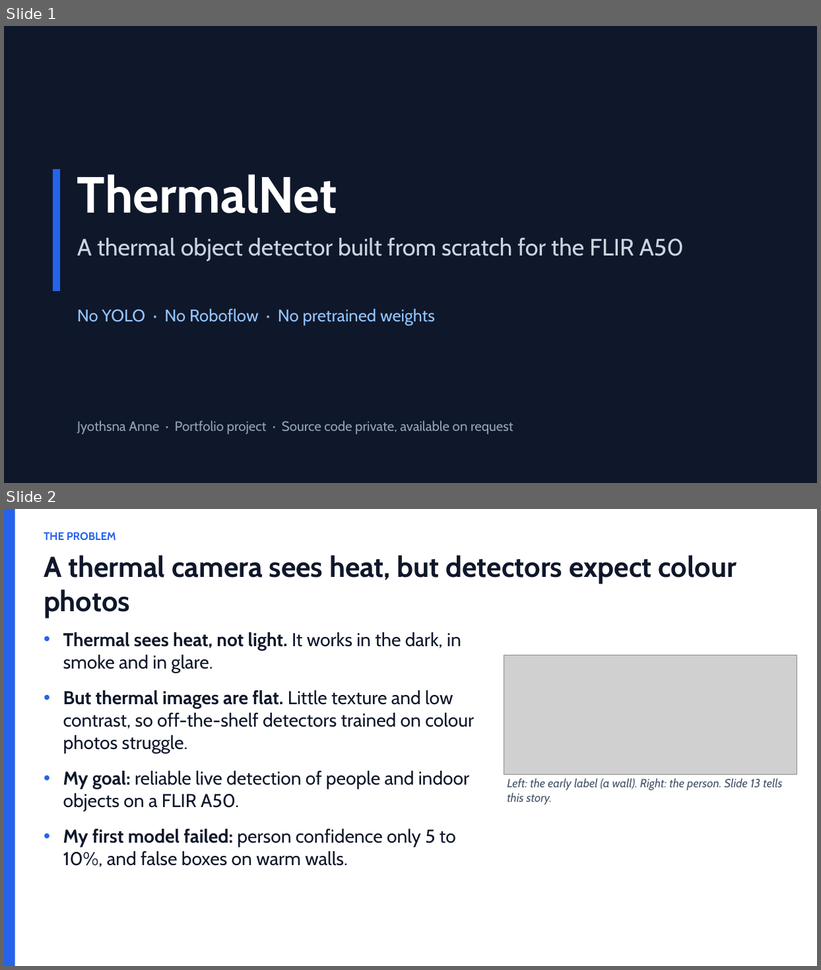
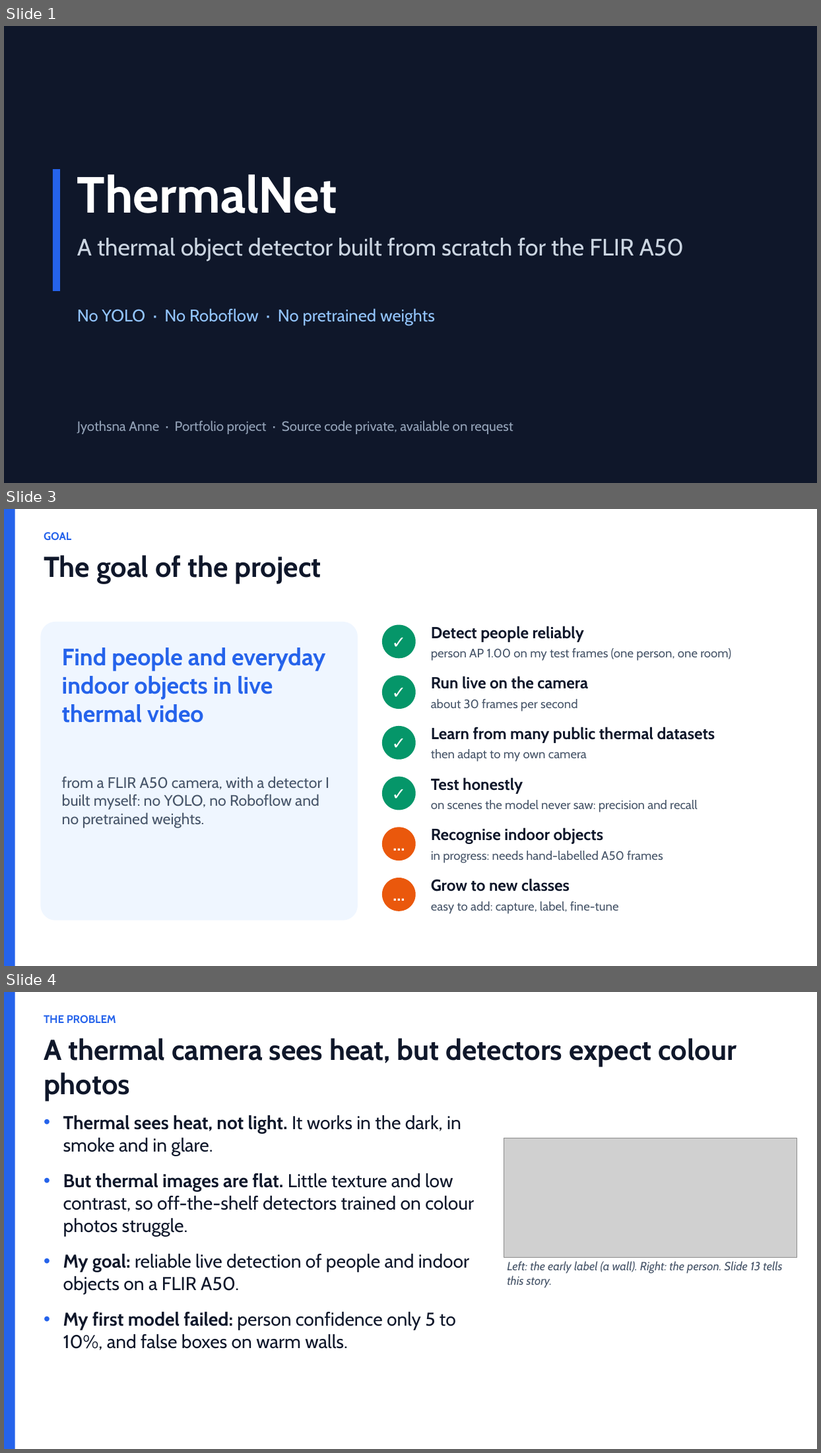
Before and after one commit to jyothsnaanne/ThermalNet-showcase, a slide deck: docs/ThermalNet_Portfolio.pptx. Shown one above the other, each under a label of ours: slides 1 and 2 before the commit, slides 1, 3 and 4 after it; the slides between them are not shown. The pictures are 821x970 and 821x1453 pixels, drawn with LibreOffice and Linux fonts; fonts in the diff are those of the drawing; grey boxes stand for pictures. Boxes give left, top, right and bottom in pixels: in the first picture for what was removed or moved away, otherwise in the second. Text is boxed around its words. In the diff, an @@ line names an element or a change of style, - is before the commit and + after.

```diff
--- a/docs/ThermalNet_Portfolio.pptx
+++ b/docs/ThermalNet_Portfolio.pptx
@@ slide 3 added at (4, 509, 817, 966), background #FFFFFF @@
@@ rectangle added at (4, 509, 15, 966), fill #2563EB @@
@@ text added at (44, 532, 71, 541), 13 pt, text #2563EB, bold @@
+GOAL
@@ text added at (44, 555, 321, 584), 34 pt, text #0F172A, bold @@
+The goal of the project
@@ rounded rectangle added at (40, 622, 358, 921), fill #EFF6FF @@
@@ ellipse added at (382, 625, 416, 658), fill #059669 @@
@@ text added at (382, 625, 416, 658), 20 pt, text #FFFFFF, bold @@
+✓
@@ text added at (431, 626, 584, 642), 19 pt, text #0F172A, bold @@
+Detect people reliably
@@ text added at (62, 648, 325, 723), 28 pt, text #2563EB, bold @@
+Find people and everyday indoor objects in live thermal video
@@ text added at (431, 648, 731, 661), 14.5 pt, text #475569 @@
+person AP 1.00 on my test frames (one person, one room)
@@ ellipse added at (382, 675, 416, 709), fill #059669 @@
@@ text added at (382, 675, 416, 709), 20 pt, text #FFFFFF, bold @@
+✓
@@ text added at (431, 676, 588, 689), 19 pt, text #0F172A, bold @@
+Run live on the camera
@@ text added at (431, 699, 578, 712), 14.5 pt, text #475569 @@
+about 30 frames per second
@@ ellipse added at (382, 726, 416, 760), fill #059669 @@
@@ text added at (382, 726, 416, 760), 20 pt, text #FFFFFF, bold @@
+✓
@@ text added at (431, 727, 715, 743), 19 pt, text #0F172A, bold @@
+Learn from many public thermal datasets
@@ text added at (431, 749, 587, 762), 14.5 pt, text #475569 @@
+then adapt to my own camera
@@ text added at (62, 776, 329, 828), 18 pt, text #475569 @@
+from a FLIR A50 camera, with a detector I built myself: no YOLO, no Roboflow and no pretrained weights.
@@ ellipse added at (382, 777, 416, 811), fill #059669 @@
@@ text added at (382, 777, 416, 811), 20 pt, text #FFFFFF, bold @@
+✓
@@ text added at (431, 778, 523, 794), 19 pt, text #0F172A, bold @@
+Test honestly
@@ text added at (431, 800, 697, 813), 14.5 pt, text #475569 @@
+on scenes the model never saw: precision and recall
@@ ellipse added at (382, 827, 416, 861), fill #EA580C @@
@@ text added at (382, 827, 416, 861), 20 pt, text #FFFFFF, bold @@
+…
@@ text added at (431, 828, 604, 844), 19 pt, text #0F172A, bold @@
+Recognise indoor objects
@@ text added at (431, 851, 663, 863), 14.5 pt, text #475569 @@
+in progress: needs hand-labelled A50 frames
@@ ellipse added at (382, 878, 416, 912), fill #EA580C @@
@@ text added at (382, 878, 416, 912), 20 pt, text #FFFFFF, bold @@
+…
@@ text added at (431, 879, 570, 892), 19 pt, text #0F172A, bold @@
+Grow to new classes
@@ text added at (431, 902, 619, 914), 14.5 pt, text #475569 @@
+easy to add: capture, label, fine-tune
@@ what was slide 2 is now slide 4 @@
```
Also in this commit, not shown: 1 other slide added, 1 other file.
